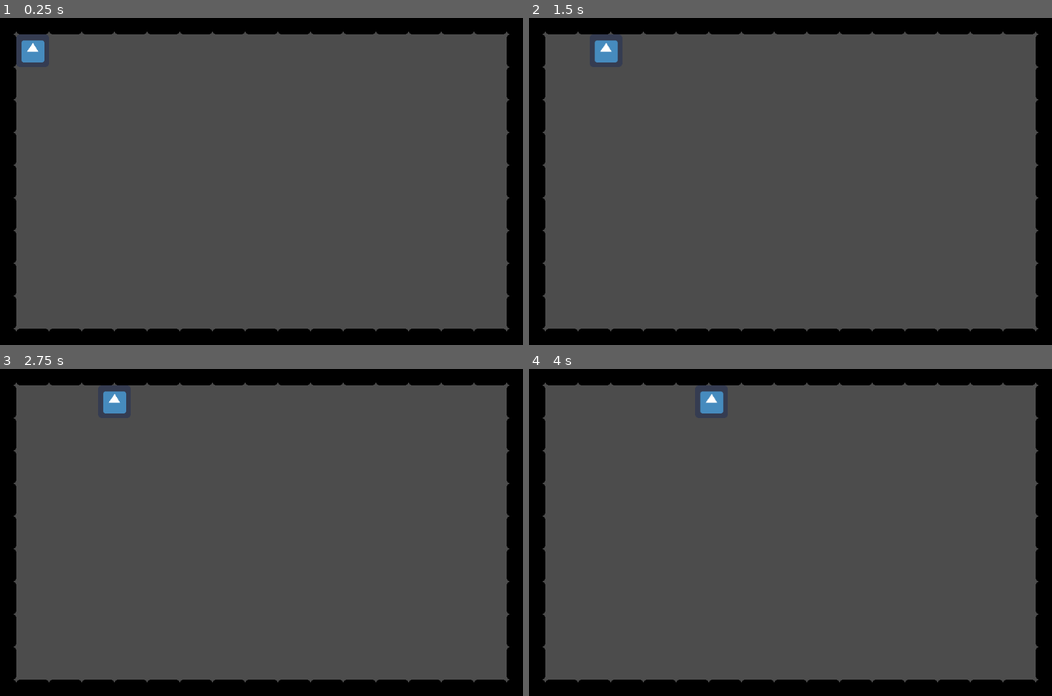
Above: before the commit, frames 1-4 (two rows, left to right).
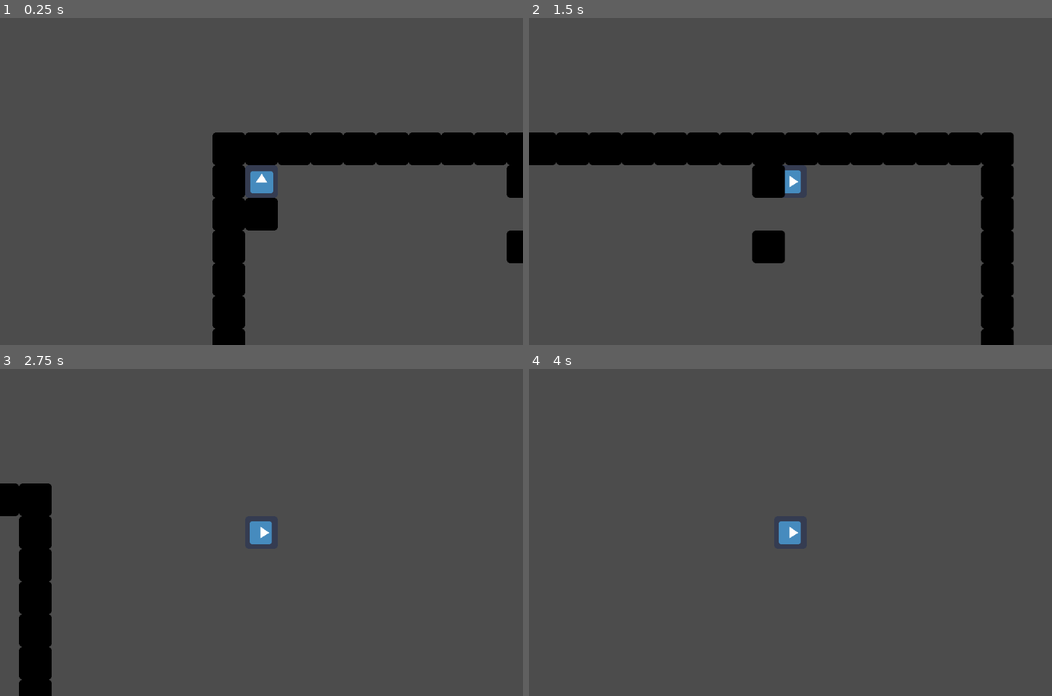
Above: after the commit, the same moments.

Repository: ManaSenpai/ThePurrestCatGirl
Game: Godot game, scene res://Cenas/Testes.tscn
Same seed, same stepped clock (60 frames per second), same inputs: the game is played once before the commit and once after it. The engine's default icon, where the game draws it, is replaced by a stand-in: a white triangle on a blue panel in a dark square.
Inputs:
- Up to frame 1 (0.25 s): no input
- Up to frame 2 (1.5 s): tap Enter at 0.5 s; tap Space (espaco) at 0.6, 1.35 s
- Up to frame 3 (2.75 s): tap Space (espaco) at 2.1 s
- Up to frame 4 (4 s): tap Space (espaco) at 2.85, 3.5, 3.6 s

The runs differ from the first frame. In frame 1, 24% of the frame differs, in the area x 0-100%, y 0-100%; in frame 2, 29%; in frame 3, 19%; in frame 4, 16%.

Commit message:
Correção de Bug que fazia a posição ficar errada ao parar

Diff:
--- a/Cenas/Personagem.tscn
+++ b/Cenas/Personagem.tscn
@@ -18,10 +18,10 @@
 [node name="CollisionShape2D" type="CollisionShape2D" parent="."]
 shape = SubResource( 1 )
 one_way_collision = true
-one_way_collision_margin = 100.0
+one_way_collision_margin = 0.0
 
 [node name="TimerRotacao" type="Timer" parent="."]
-wait_time = 2.0
+wait_time = 0.5
 autostart = true
 
 [node name="VisibilityNotifier2D" type="VisibilityNotifier2D" parent="."]
--- a/Cenas/Roteiros/Personagem.gd
+++ b/Cenas/Roteiros/Personagem.gd
@@ -1,7 +1,7 @@
 extends Area2D
 
 var direcao = Vector2(1,0)
-var VEL = 400
+var VEL = 800
 var velocidade = 0
 
 func _physics_process(delta):
@@ -35,9 +35,14 @@
 
 func para():
 	velocidade = 0
+	var posicao64 = position/64
+	posicao64 = posicao64.round()
+
+	position = posicao64*64
+
+	print(position)
 	$TimerRotacao.start()
 
 func _on_Personagem_area_entered(area):
 	if ("Parede" in area.name):
 		para()
-		print(position)
--- a/Cenas/Testes.tscn
+++ b/Cenas/Testes.tscn
@@ -7,6 +7,9 @@
 
 [node name="Personagem" parent="." instance=ExtResource( 1 )]
 position = Vector2( 64, 64 )
+
+[node name="Camera2D" type="Camera2D" parent="Personagem"]
+current = true
 
 [node name="Paredes" type="Node2D" parent="."]
 
@@ -164,3 +167,15 @@
 
 [node name="ParedeTeste52" parent="Paredes" instance=ExtResource( 2 )]
 position = Vector2( 0, 64 )
+
+[node name="ParedeTeste53" parent="Paredes" instance=ExtResource( 2 )]
+position = Vector2( 576, 64 )
+
+[node name="ParedeTeste54" parent="Paredes" instance=ExtResource( 2 )]
+position = Vector2( 512, 576 )
+
+[node name="ParedeTeste55" parent="Paredes" instance=ExtResource( 2 )]
+position = Vector2( 64, 128 )
+
+[node name="ParedeTeste56" parent="Paredes" instance=ExtResource( 2 )]
+position = Vector2( 576, 192 )
